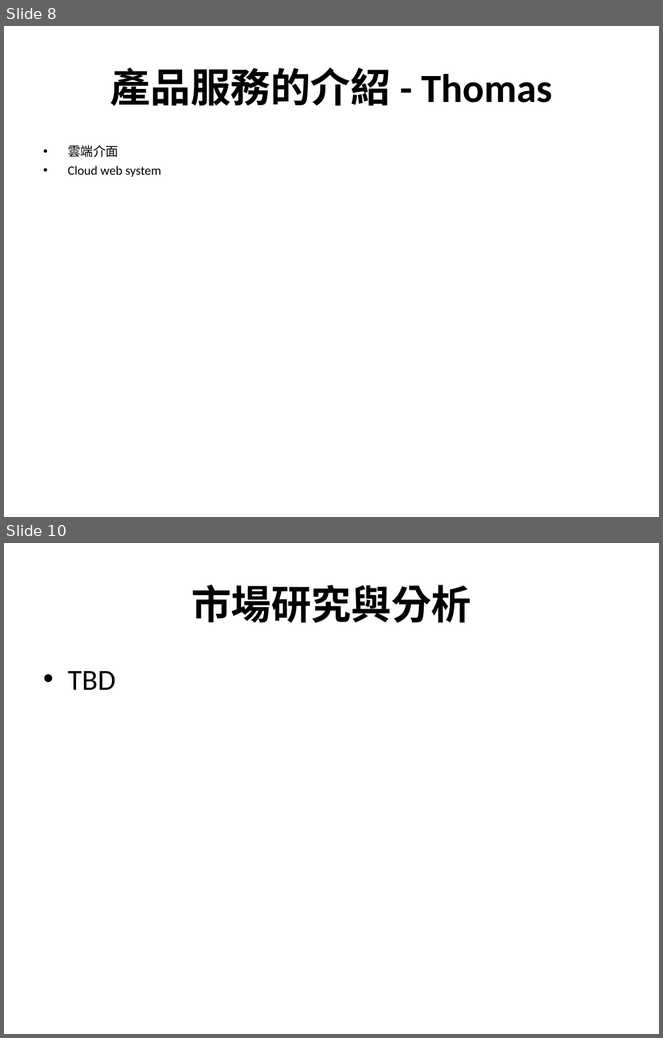
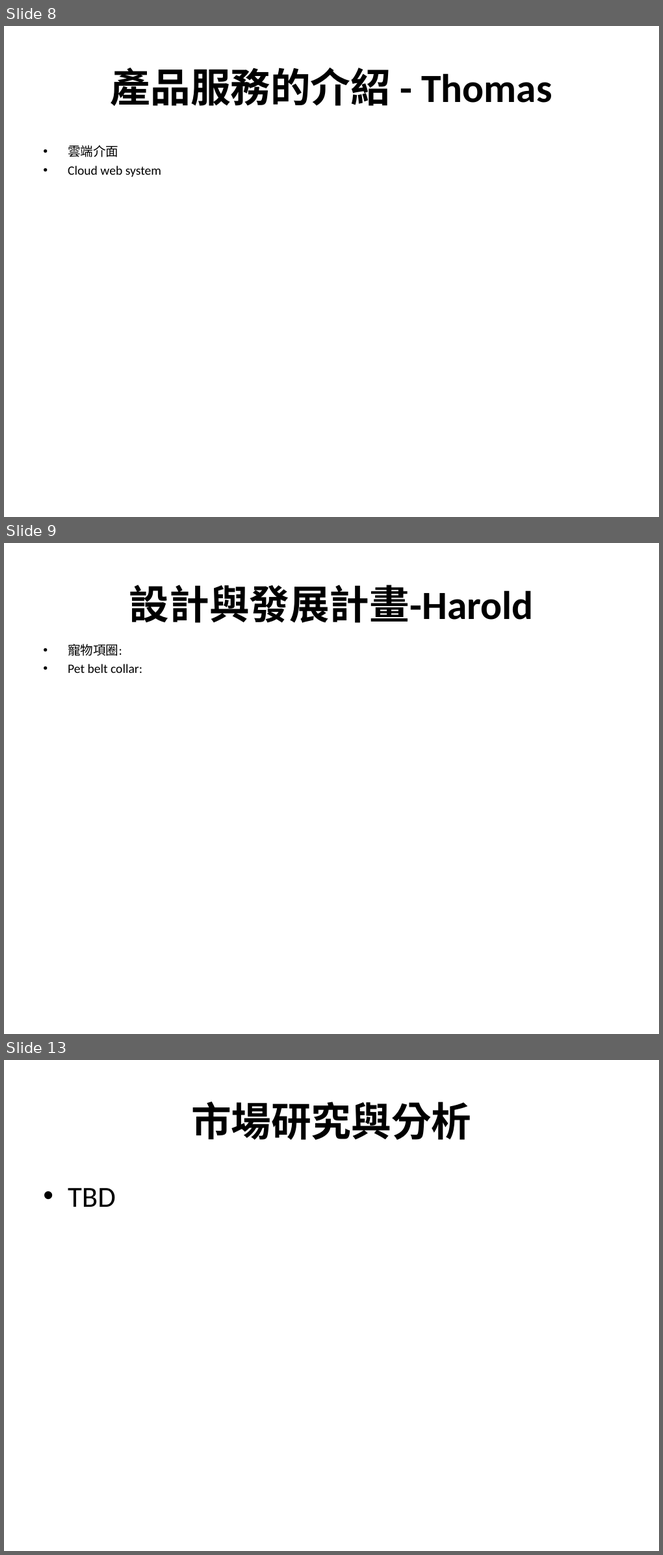
Before and after one commit to HaroldYang/ePetCareCloud, a slide deck: Doc/ePetCareCloud企劃案簡報.ppt. Shown one above the other, each under a label of ours: slides 8 and 10 before the commit, slides 8, 9 and 13 after it; the slides between them are not shown. The pictures are 663x1038 and 663x1555 pixels, drawn with LibreOffice and Linux fonts; fonts in the diff are those of the drawing; background and template pictures are left out. Boxes give left, top, right and bottom in pixels: in the first picture for what was removed or moved away, otherwise in the second. Text is boxed around its words. In the diff, an @@ line names an element or a change of style, - is before the commit and + after.

```diff
--- a/Doc/ePetCareCloud企劃案簡報.ppt
+++ b/Doc/ePetCareCloud企劃案簡報.ppt
@@ slide 9 added at <box>4,543,659,1034</box>, background picture (left out) @@
@@ title added at <box>129,585,534,623</box>, 44 pt, text #000000, bold @@
+設計與發展計畫-Harold
@@ text added at <box>68,644,142,673</box>, 14 pt, text #000000 @@
+• 寵物項圈:
+• Pet belt collar:
@@ what was slide 10 is now slide 13 @@
```
Also in this commit, not shown: 3 slides changed, 2 other slides added.
